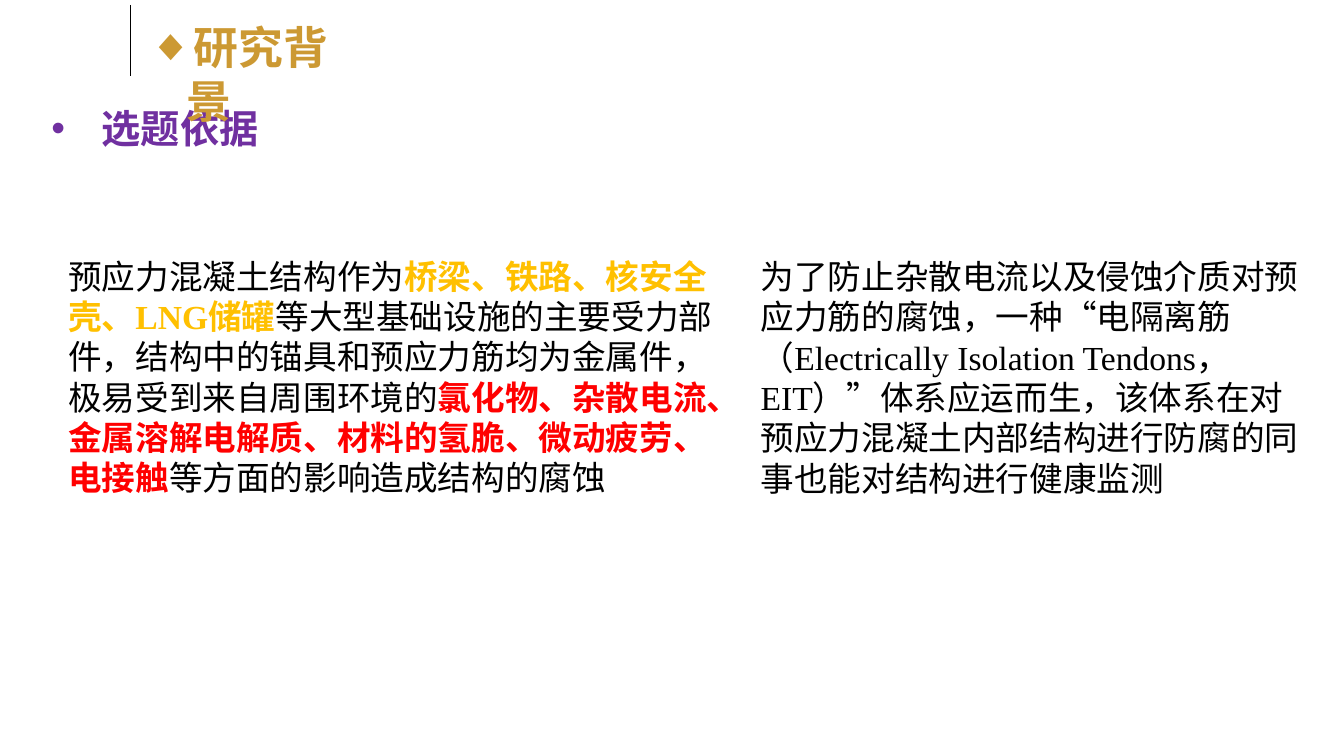
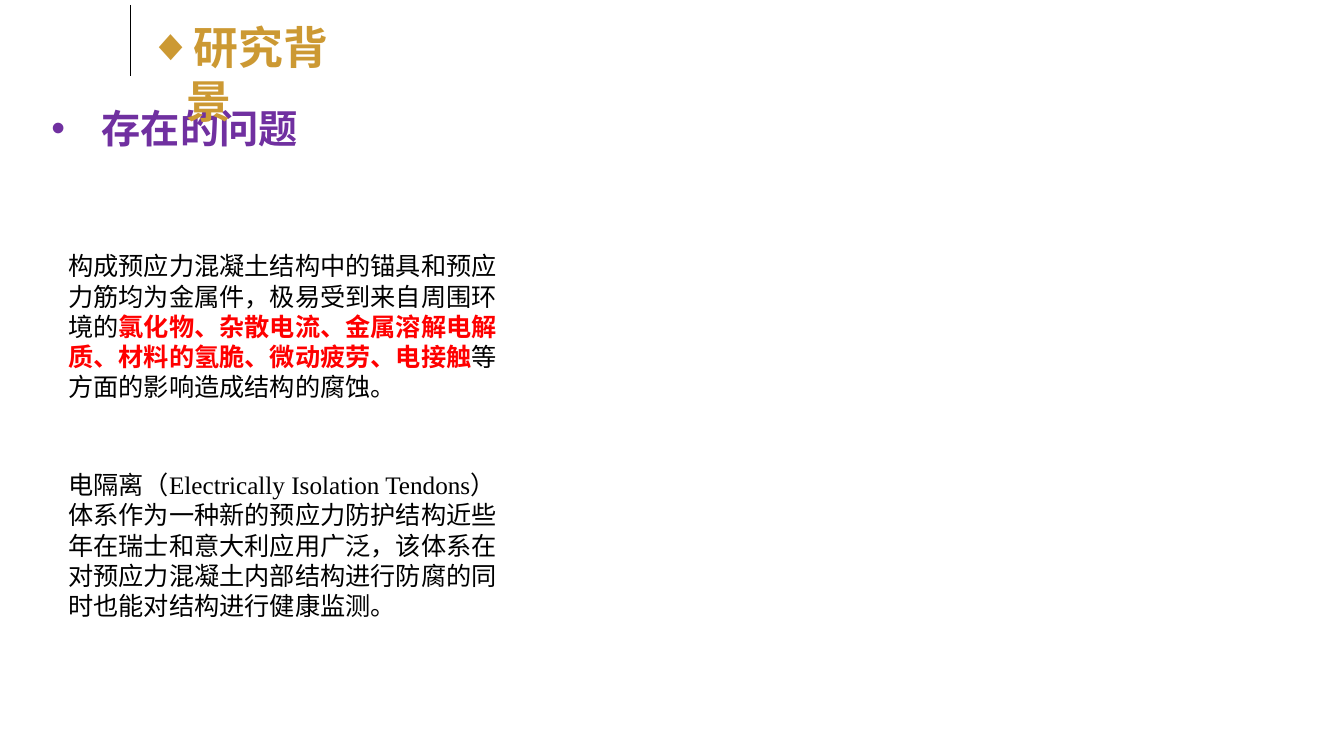
Before and after one commit to kokowhen/paper-manage, a slide deck: slide 3 of EIT/开题答辩slide.pptx (slide 4 before the commit). Drawn at 1344x756 pixels with LibreOffice and Linux fonts; fonts in the diff are those of the drawing; background and template pictures are left out. Boxes give left, top, right and bottom in pixels: in the first picture for what was removed or moved away, otherwise in the second. Text is boxed around its words. In the diff, an @@ line names an element or a change of style, - is before the commit and + after.

```diff
--- a/EIT/开题答辩slide.pptx
+++ b/EIT/开题答辩slide.pptx
@@ text at (102, 103, 298, 147): text changed @@
-• 选题依据
+• 存在的问题
@@ text at (68, 253, 496, 398): text changed; size 24 to 18 pt @@
-预应力混凝土结构作为桥梁、铁路、核安全壳、LNG储罐等大型基础设施的主要受力部件，结构中的锚具和预应力筋均为金属件，极易受到来自周围环境的氯化物、杂散电流、金属溶解电解质、材料的氢脆、微动疲劳、电接触等方面的影响造成结构的腐蚀
+构成预应力混凝土结构中的锚具和预应力筋均为金属件，极易受到来自周围环境的氯化物、杂散电流、金属溶解电解质、材料的氢脆、微动疲劳、电接触等方面的影响造成结构的腐蚀。
@@ text at (68, 472, 496, 617): text changed; size 24 to 18 pt @@
-为了防止杂散电流以及侵蚀介质对预应力筋的腐蚀，一种“电隔离筋（Electrically Isolation Tendons，EIT）”体系应运而生，该体系在对预应力混凝土内部结构进行防腐的同事也能对结构进行健康监测
+电隔离（Electrically Isolation Tendons）体系作为一种新的预应力防护结构近些年在瑞士和意大利应用广泛，该体系在对预应力混凝土内部结构进行防腐的同时也能对结构进行健康监测。
```
Also in this commit, not shown: 7 other slides changed, 1 slide added, 6 slides removed, 14 other files.
